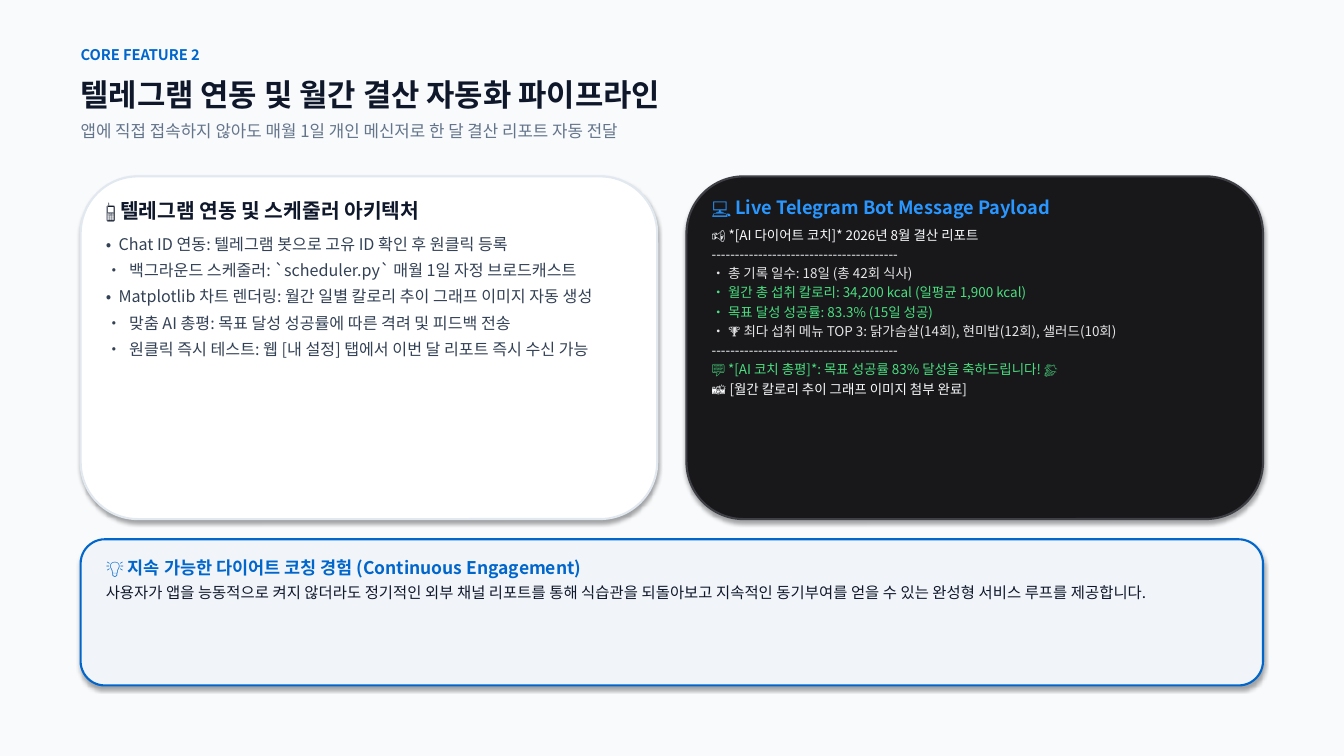
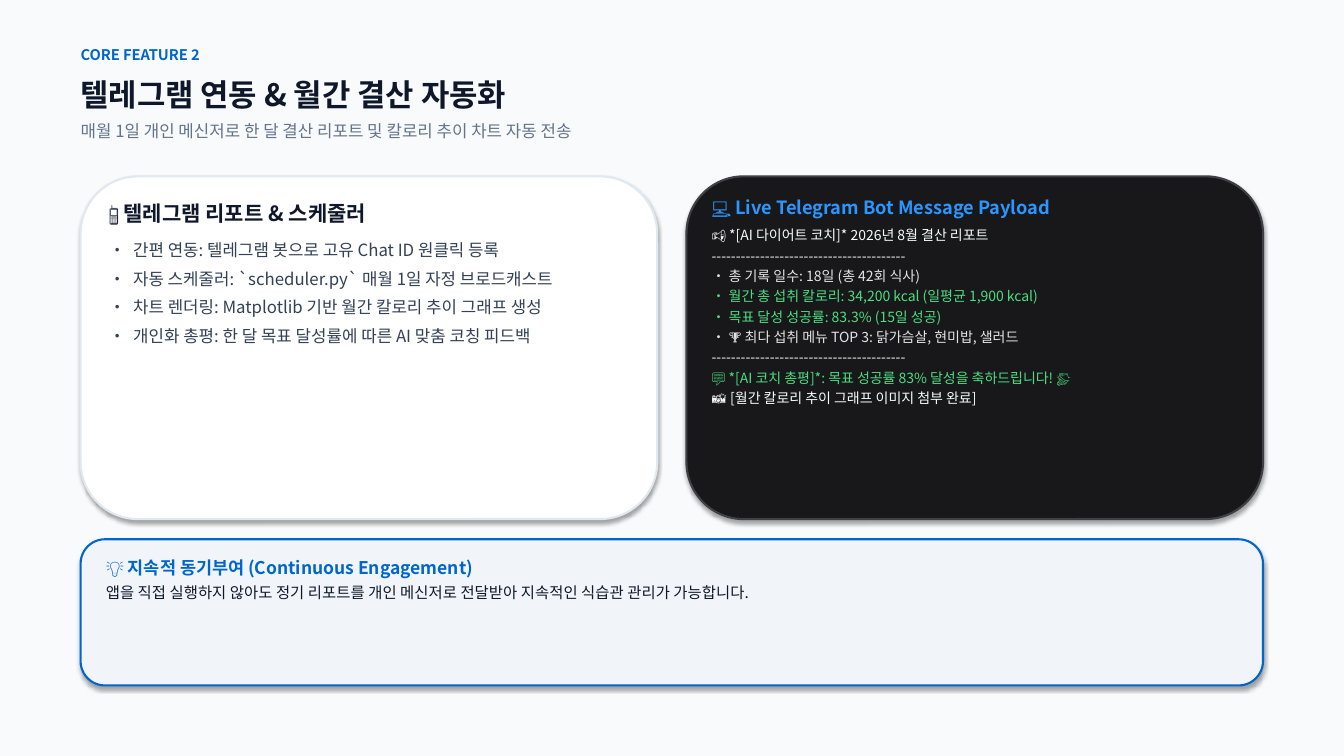
Before and after one commit to rye6837-web/impossible_to_get_lost_my_weight, a slide deck: slide 13 of AI_Diet_Coach_Presentation.pptx. Drawn at 1344x756 pixels with LibreOffice and Linux fonts; fonts in the diff are those of the drawing. Boxes give left, top, right and bottom in pixels: in the first picture for what was removed or moved away, otherwise in the second. Text is boxed around its words. In the diff, an @@ line names an element or a change of style, - is before the commit and + after.

Commit message:
docs: Condense slide text by ~35% for clean, Apple-inspired readability across all 15 slides

```diff
--- a/AI_Diet_Coach_Presentation.pptx
+++ b/AI_Diet_Coach_Presentation.pptx
@@ text at <box>81,80,506,109</box>: text changed @@
-텔레그램 연동 및 월간 결산 자동화 파이프라인
+텔레그램 연동 & 월간 결산 자동화
@@ text at <box>81,123,572,139</box>: text changed @@
-앱에 직접 접속하지 않아도 매월 1일 개인 메신저로 한 달 결산 리포트 자동 전달
+매월 1일 개인 메신저로 한 달 결산 리포트 및 칼로리 추이 차트 자동 전송
@@ text at <box>124,203,553,344</box>: text changed; size 11.5 to 12 pt @@
-📱 텔레그램 연동 및 스케줄러 아키텍처
-• Chat ID 연동: 텔레그램 봇으로 고유 ID 확인 후 원클릭 등록
-• 백그라운드 스케줄러: `scheduler.py` 매월 1일 자정 브로드캐스트
-• Matplotlib 차트 렌더링: 월간 일별 칼로리 추이 그래프 이미지 자동 생성
-• 맞춤 AI 총평: 목표 달성 성공률에 따른 격려 및 피드백 전송
-• 원클릭 즉시 테스트: 웹 [내 설정] 탭에서 이번 달 리포트 즉시 수신 가능
+📱 텔레그램 리포트 & 스케줄러
+• 간편 연동: 텔레그램 봇으로 고유 Chat ID 원클릭 등록
+• 자동 스케줄러: `scheduler.py` 매월 1일 자정 브로드캐스트
+• 차트 렌더링: Matplotlib 기반 월간 칼로리 추이 그래프 생성
+• 개인화 총평: 한 달 목표 달성률에 따른 AI 맞춤 코칭 피드백
@@ text at <box>729,228,1054,406</box>: size 9.6 to 10 pt in "📢 *[AI 다이어트 코치]* 2026년 8월 결산 ...", "----------------------------------------", "• 총 기록 일수: 18일 (총 42회 ...", "• 월간 총 섭취 칼로리: 34,200 kcal ..." and 4 more places @@
@@ text at <box>745,330,1019,345</box>: text changed; size 9.6 to 10 pt @@
-• 🏆 최다 섭취 메뉴 TOP 3: 닭가슴살(14회), 현미밥(12회), 샐러드(10회)
+• 🏆 최다 섭취 메뉴 TOP 3: 닭가슴살, 현미밥, 샐러드
@@ text at <box>106,559,748,600</box>: text changed @@
-💡 지속 가능한 다이어트 코칭 경험 (Continuous Engagement)
-사용자가 앱을 능동적으로 켜지 않더라도 정기적인 외부 채널 리포트를 통해 식습관을 되돌아보고 지속적인 동기부여를 얻을 수 있는 완성형 서비스 루프를 제공합니다.
+💡 지속적 동기부여 (Continuous Engagement)
+앱을 직접 실행하지 않아도 정기 리포트를 개인 메신저로 전달받아 지속적인 식습관 관리가 가능합니다.
```
Also in this commit, not shown: 14 other slides changed, 1 other file.
